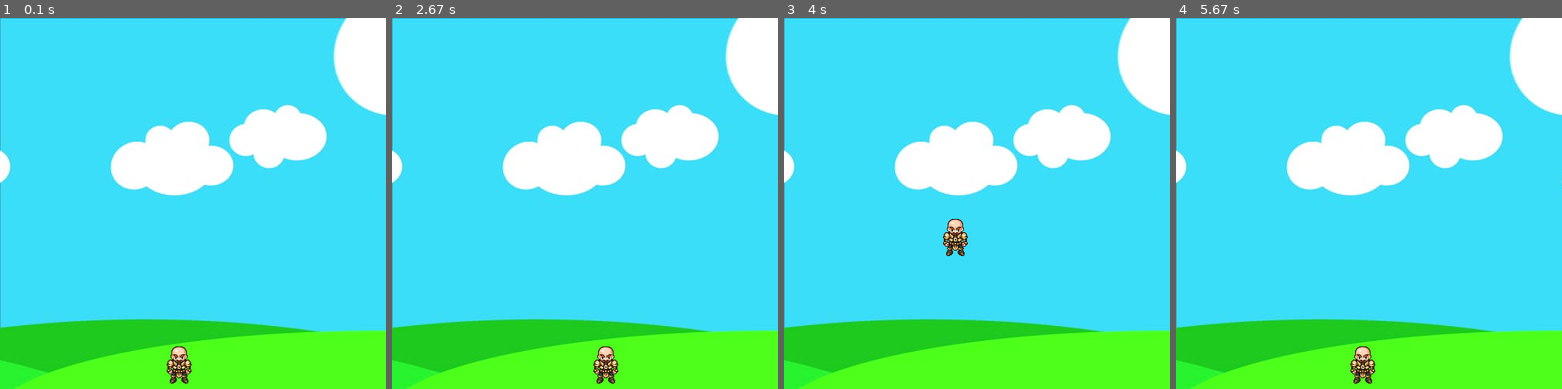
Above: before the commit, frames 1-4 (left to right).
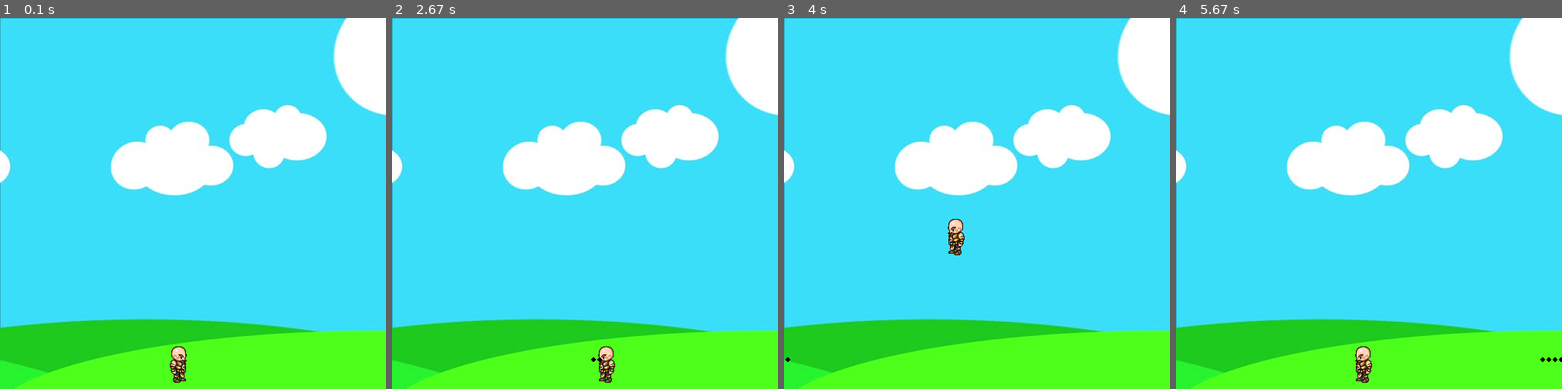
Above: after the commit, the same moments.

Repository: samspark345/Shooting_game-Pygame-
Game: pygame game, started from game.py
Same seed, same stepped clock (60 frames per second), same inputs: the game is played once before the commit and once after it.
Inputs:
- Up to frame 1 (0.1 s): no input
- Up to frame 2 (2.67 s): tap Left at 0.33 s; hold D 0.67-1.13 s; hold W 1.17-1.47 s; hold D 1.5-1.97 s; hold A 2-2.53 s; hold S from 2.57 s (still down)
- Up to frame 3 (4 s): release S at 2.87 s; tap Space at 2.9 s; hold A 3.23-3.63 s; hold W from 3.67 s (still down)
- Up to frame 4 (5.67 s): release W at 4.03 s; hold D 4.07-4.7 s; hold S 4.73-5.1 s; hold A 5.13-5.6 s; hold D from 5.63 s (still down)

The runs differ from the first frame. In frame 1, 0.4% of the frame differs, in the area x 43-50%, y 88-99%; in frame 2, 0.4%; in frame 3, 0.4%; in frame 4, 0.4%, in the area x 45-100%, y 88-99%.

Commit message:
I removed the standing animation and i added projectiles when s is pressed

Diff:
--- a/actor.py
+++ b/actor.py
@@ -16,6 +16,8 @@
         self.walkRightSprites = []
         self.walkLeftSprites = []
         self.standing = None
+        self.facing = 1
+        self.bullets = []
         self.role = role
 
     #create walkRight image array
@@ -26,8 +28,6 @@
         for num in range(1,10) :
             self.walkLeftSprites.append(pygame.image.load('img/'+self.role +'/left_walk/L'+str(num)+'.png'))
 
-        #there is no standing for the enemy though?
-        self.standing = pygame.image.load('img/'+self.role +'/standing.png')
 
     def draw(self, win):
         # why this 27?
@@ -41,13 +41,18 @@
             win.blit(self.walkRightSprites[self.walkCount//3], (self.x, self.y))
             self.walkCount += 1
         else:
-            win.blit(self.standing, (self.x, self.y))
+            if self.facing == 1:
+                win.blit(self.walkRightSprites[0], (self.x, self.y))
+
+            else:
+                win.blit(self.walkLeftSprites[0], (self.x, self.y))
 
     def walkLeft(self):
         if self.x > self.vel:
             self.x -= self.vel
             self.left = True
             self.right = False
+            self.facing = -1
 
     def walkRight(self):
         if self.x < 500 - self.width - self.vel:
@@ -56,8 +61,6 @@
             self.left = False
 
     def stop(self):
-        self.right = False
-        self.left = False
         self.walkCount = 0
 
     def jump(self, keys):
@@ -78,6 +81,17 @@
                 self.isJump = False
                 self.jumpCount = 10
 
+class projectile(object):
+
+    def __init__(self, x, y, radius, facing):
+        self.x = x
+        self.y = y
+        self.radius = radius
+        self.vel = 8 * facing
+
+    def draw(self, win):
+        pygame.draw.circle(win, (0,0,0), (self.x, self.y), self.radius)
+
 
 class Player(Actor):
     def __init__(self, x, y, width, height):
--- a/game.py
+++ b/game.py
@@ -1,5 +1,5 @@
 import pygame
-from actor import Player
+from actor import Player, projectile
 
 pygame.init()
 win = pygame.display.set_mode((500, 480))
@@ -13,6 +13,8 @@
 def redrawGameWindow():
     win.blit(bg, (0, 0))
     player.draw(win)
+    for bullet in player.bullets:
+        bullet.draw(win)
 
     pygame.display.update()
 
@@ -30,9 +32,20 @@
 
         keys = pygame.key.get_pressed()
 
+        if keys[pygame.K_s] and len(player.bullets) < 5:
+            player.bullets.append(projectile(round(player.x + player.width//2), round(player.y + player.height//2), 3, player.facing))
+
+        for bullet in player.bullets:
+            if bullet.x < 500 and bullet.x > 0:
+                bullet.x += bullet.vel
+            else:
+                player.bullets.remove(bullet)
+
         if keys[pygame.K_a] or keys[pygame.K_LEFT]:
+            player.facing = -1
             player.walkLeft()
         elif keys[pygame.K_d] or keys[pygame.K_RIGHT]:
+            player.facing = 1
             player.walkRight()
         elif keys[pygame.K_x]:
             run = False
